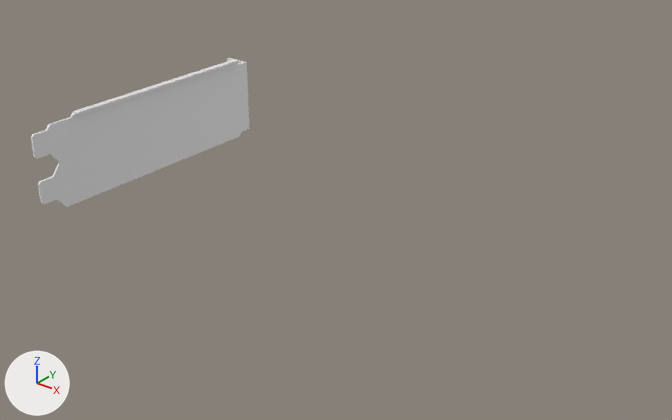
Before and after pictures for a commit that changed the Blender file computer parts/GPU Nvidia GeForce GTX 1650 Windforce GIGABYTE.blend.
Both versions are drawn from a camera (50 mm lens) standing at (0.306, -0.251, 0.147) and looking at (0.102, 0.004, -0.011). Arrows for +X, +Y and +Z are at lower left; the lights stay in place.

The first picture shows 'pci-e plate'.
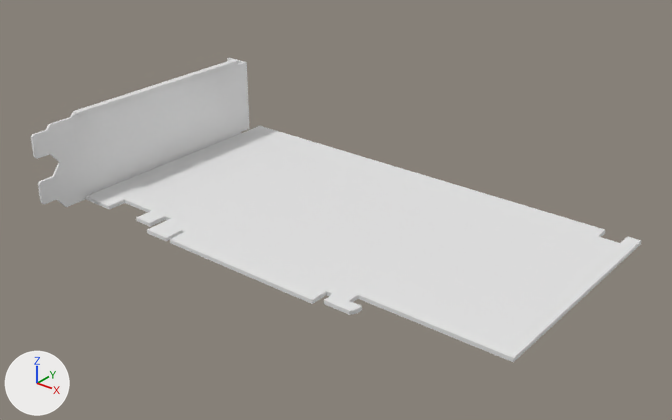
Commit message: Update GPU Nvidia GeForce GTX 1650 Windforce GIGABYTE.blend
PCB

Edits to the bpy script that builds the scene:
```text
Add mat_golden_contacts:
    mat_golden_contacts = bpy.data.materials.new('golden contacts')
Add mat_black_pcb:
    mat_black_pcb = bpy.data.materials.new('black pcb')
Add me_plane_001:
    me_plane_001.from_pydata(...)  # 58 vertices, 34 faces; spans x 0.0..0.198, y -0.112..0.0, z 0.0
    # faces by material slot: [32, 2]
    me_plane_001.materials.append(mat_black_pcb)
    me_plane_001.materials.append(mat_golden_contacts)
Add ob_pcb:
    ob_pcb = bpy.data.objects.new('pcb', me_plane_001)
    ob_pcb.location = (0.0025, 0.067, -0.0195)
    _m = ob_pcb.modifiers.new('Solidify', 'SOLIDIFY')
    _m.thickness = 0.0016
    _m.offset = 1.0
    _m.use_even_offset = True
```

Where the change shows, as pixel boxes (x1, y1, x2, y2) in the pictures (672 x 420 px):
'pcb', added: after (86, 126, 641, 362)
    faces in mat_black_pcb: (86, 126, 641, 362)
    faces in mat_golden_contacts: (147, 225, 322, 304)
